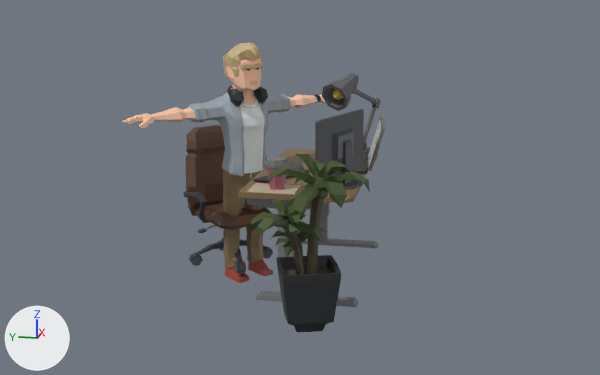
A saved change to the glTF model models/Chel/chel.glb.
The view is the same before and after, from a 50 mm camera at (-6.22, -1.39, 2.22) aimed at (-0.23, -0.19, 0.73). The lights are fixed; the arrows at lower left show +X, +Y and +Z. Where no turn or scale is listed for an object, it has been applied to the vertices.

The first picture shows 'Chair', 'Cup', 'Desk', 'Monitor', 'Plant', 'SM_Chr_Developer_Male_01.001', 'SM_Prop_DeskLamp_05_Lamp_01'.
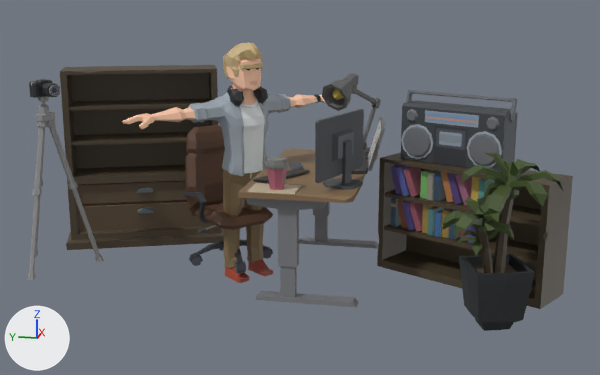
The edits, one by one:
Material 'lambert1.001' (mat_lambert1_001) is new.
Its texture is img_texture.
Its roughness is 0.553.
Material 'OfficeSHD.004' (mat_officeshd_004) is new.
Its texture is img_texture.
Its roughness is 0.553.
Material 'gang1_PolygonGangs192.001' (mat_gang1_polygongangs192_001) is new.
Its texture is img_texture.
Its roughness is 0.553.
Material 'gang1_PolygonGangs192' (mat_gang1_polygongangs192) is new.
Its texture is img_texture.
Its roughness is 0.553.
Material 'lambert1' (mat_lambert1) is new.
Its texture is img_texture.
Its roughness is 0.553.
Material 'Shop_MAT.001' (mat_shop_mat_001) is new.
Its texture is img_texture.
Its roughness is 0.553.
Mesh me_mesh_001 is new.
It has 134 vertices, 228 faces and spans x -0.45..0.45, y -0.72..0.72, z 0.0..1.52.
It uses material mat_lambert1_001 (picture img_texture).
Mesh me_mesh_002 is new.
It has 538 vertices, 984 faces and spans x -0.382..0.224, y -0.343..0.32, z -0.001..1.498.
It uses material mat_officeshd_004 (picture img_texture).
Mesh me_mesh_025 is new.
It has 140 vertices, 236 faces and spans x -0.272..0.269, y -0.373..0.375, z -0.002..0.233.
It uses material mat_gang1_polygongangs192_001 (picture img_texture).
Mesh me_mesh_024 is new.
It has 136 vertices, 228 faces and spans x -0.25..0.245, y -0.397..0.396, z -0.004..0.239.
It uses material mat_gang1_polygongangs192 (picture img_texture).
Mesh me_mesh_023 is new.
It has 56 vertices, 88 faces and spans x -0.513..0.513, y -0.705..0.705, z 0.0..0.893.
It uses material mat_lambert1 (picture img_texture).
Mesh me_mesh_004 is new.
It has 245 vertices, 442 faces and spans x -0.321..0.246, y -0.537..0.316, z -0.23..0.292.
It uses material mat_shop_mat_001 (picture img_texture).
Object 'Plant' (ob_plant) moves from (-1.11, -0.422, 0.0) to (-0.841, -1.627, 0.0).
Object 'SM_Prop_Shelf_05' (ob_sm_prop_shelf_05) is new; it shows me_mesh_001.
Its location is (0.52, 1.346, 0.0).
Object 'SM_Prop_Camera_Tripod_01' (ob_sm_prop_camera_tripod_01) is new; it shows me_mesh_002.
Its location is (-0.301, 1.818, 0.0).
Object 'Books2' (ob_books2) is new; it shows me_mesh_025.
Its location is (0.083, -1.222, 0.344).
Object 'Books1' (ob_books1) is new; it shows me_mesh_024.
Its location is (0.081, -1.233, 0.619).
Object 'Shelf2' (ob_shelf2) is new; it shows me_mesh_023.
Its location is (0.0, -1.454, 0.0).
Object 'Audioplayer' (ob_audioplayer) is new; it shows me_mesh_004.
Its location is (0.138, -1.229, 1.127).

Location of each change, (x1, y1, x2, y2) in pixels of the pictures (600 x 375 px):
'SM_Prop_Shelf_05', added
    after: (60, 65, 224, 250)
'Plant', moved
    before: (251, 154, 370, 332)
    after: (442, 153, 563, 331)
'Shelf2', added
    after: (377, 152, 573, 309)
'Audioplayer', added
    after: (401, 90, 518, 172)
'SM_Prop_Camera_Tripod_01', added
    after: (27, 79, 104, 280)
'Books1', added
    after: (391, 164, 495, 205)
'Books2', added
    after: (391, 198, 477, 244)
